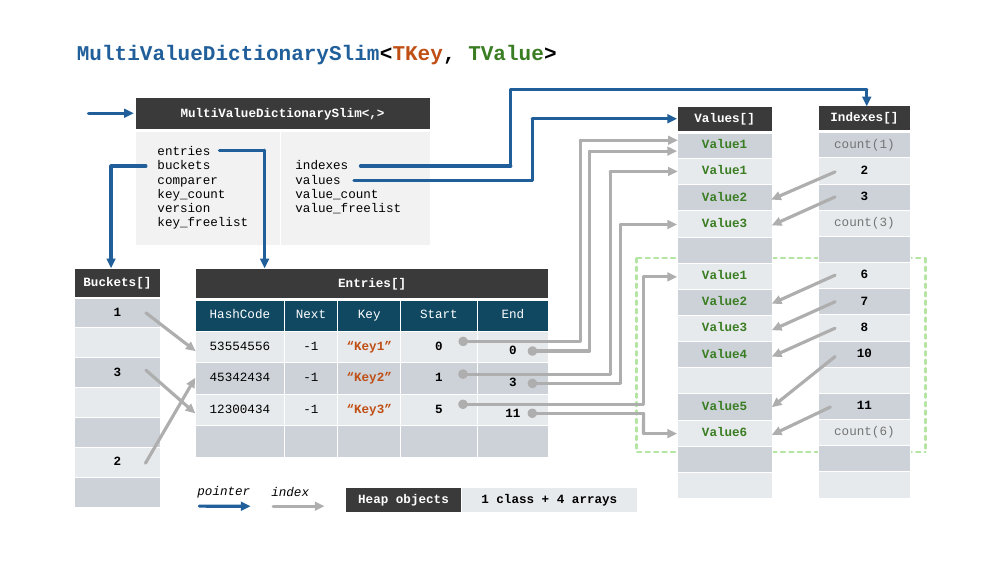
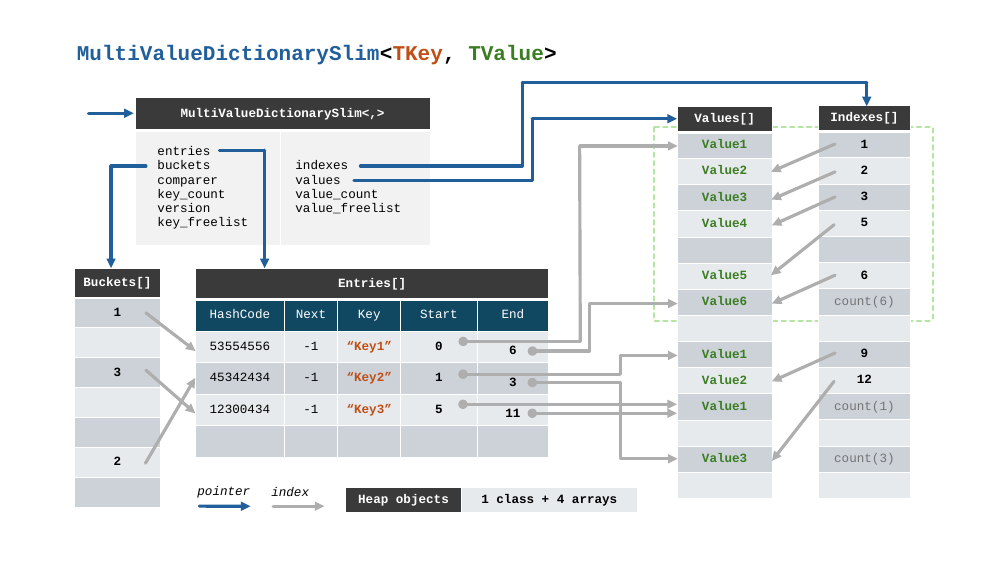
Before and after one commit to controlflow/multivaluedictionaryslim, a slide deck: slide 2 of docs/vis.pptx. Drawn at 1008x567 pixels with LibreOffice and Linux fonts; fonts in the diff are those of the drawing. Boxes give left, top, right and bottom in pixels: in the first picture for what was removed or moved away, otherwise in the second. Text is boxed around its words. In the diff, an @@ line names an element or a change of style, - is before the commit and + after.

```diff
--- a/docs/vis.pptx
+++ b/docs/vis.pptx
@@ line moved from (511, 89) - (867, 89) to (523, 82) - (867, 82) @@
@@ line moved from (511, 166) - (511, 89) to (523, 166) - (523, 82) @@
@@ arrow moved from (867, 89) - (867, 106) to (867, 82) - (867, 106) @@
@@ table at <box>678,106,772,498</box> @@
-row 2: Value1
-row 3: Value1
-row 4: Value2
-row 5: Value3
-row 6: 
+row 10: Value1
+row 11: Value2
+row 12: Value1
+row 14: Value3
+row 15: 
@@ table at <box>818,106,911,499</box> @@
-row 2, column 1: count(1)
+row 2, column 1: 1
+row 5: 5
+row 6: 
+row 7: 6
+row 8: count(6)
+row 9: 
+row 10: 9
+row 11: 12
+row 12: count(1)
+row 13: 
-row 7: 6
-row 8: 7
-row 9: 8
-row 10: 10
-row 11: 
-row 12: 11
-row 13: count(6)
-row 14: 
-row 15: 
@@ line moved from (581, 141) - (581, 342) to (580, 146) - (581, 342) @@
@@ arrow moved from (581, 141) - (678, 141) to (581, 146) - (678, 146) @@
@@ line moved from (637, 259) - (637, 452) to (654, 127) - (654, 321) @@
@@ line moved from (637, 259) - (926, 259) to (655, 127) - (933, 127) @@
@@ arrow moved from (610, 172) - (678, 172) to (835, 144) - (771, 172) @@
@@ line moved from (926, 259) - (926, 452) to (933, 129) - (933, 321) @@
@@ line moved from (361, 166) - (511, 166) to (361, 166) - (523, 166) @@
@@ line removed from (610, 172) to (610, 374) @@
@@ arrow removed from (621, 225) to (677, 225) @@
@@ line removed from (621, 225) to (621, 383) @@
@@ arrow moved from (836, 357) - (772, 407) to (834, 225) - (771, 275) @@
@@ table at <box>196,268,549,457</box> @@
-row 3, column 5: 0
+row 3, column 5: 6
@@ arrow moved from (590, 151) - (677, 151) to (590, 304) - (678, 304) @@
@@ line moved from (590, 151) - (590, 351) to (590, 304) - (590, 351) @@
@@ line moved from (637, 452) - (926, 452) to (655, 321) - (933, 321) @@
@@ arrow removed from (836, 302) to (772, 330) @@
@@ arrow moved from (644, 277) - (677, 277) to (621, 355) - (678, 355) @@
@@ line moved from (644, 414) - (644, 434) to (621, 355) - (621, 374) @@
@@ arrow moved from (836, 328) - (772, 357) to (836, 353) - (772, 381) @@
@@ arrow moved from (463, 374) - (610, 374) to (463, 374) - (620, 374) @@
@@ line moved from (644, 277) - (644, 404) to (621, 383) - (621, 457) @@
@@ arrow moved from (830, 407) - (772, 435) to (834, 381) - (772, 461) @@
@@ arrow moved from (463, 405) - (644, 405) to (463, 405) - (677, 405) @@
@@ arrow (463, 405) - (677, 405): arrow to double arrow @@
@@ arrow moved from (532, 414) - (644, 414) to (532, 414) - (677, 414) @@
@@ arrow (532, 414) - (677, 414): arrow to double arrow @@
@@ arrow moved from (644, 434) - (677, 434) to (621, 459) - (678, 459) @@
```
Also in this commit, not shown: 1 other slide changed, 5 other files.
